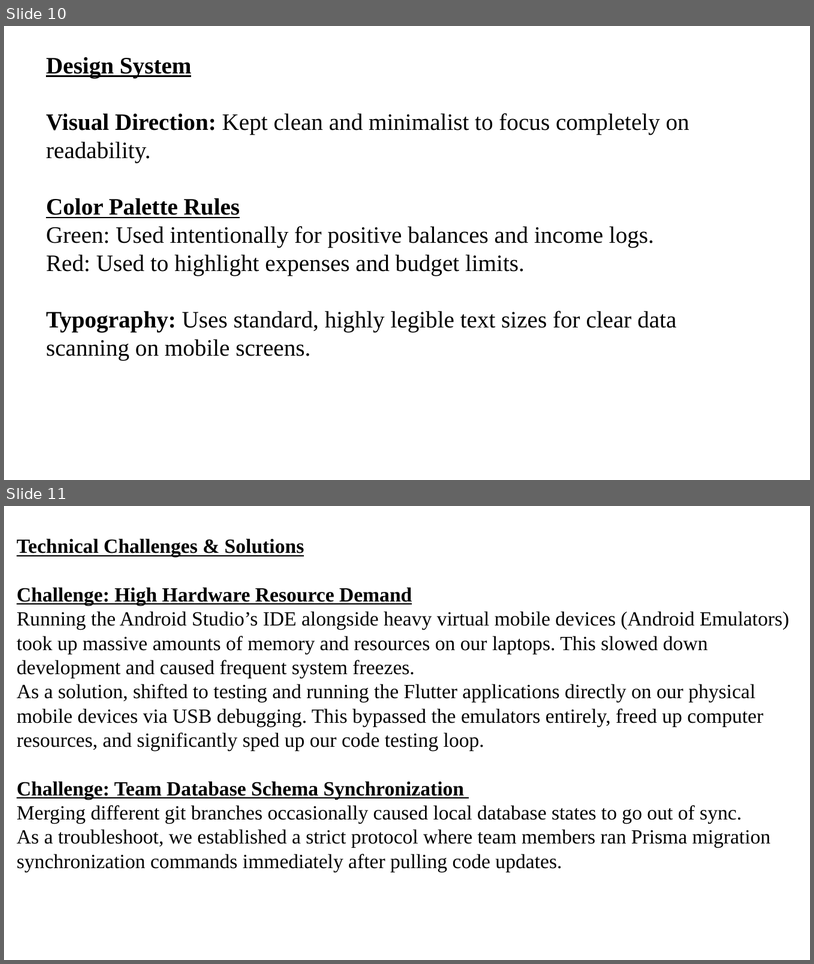
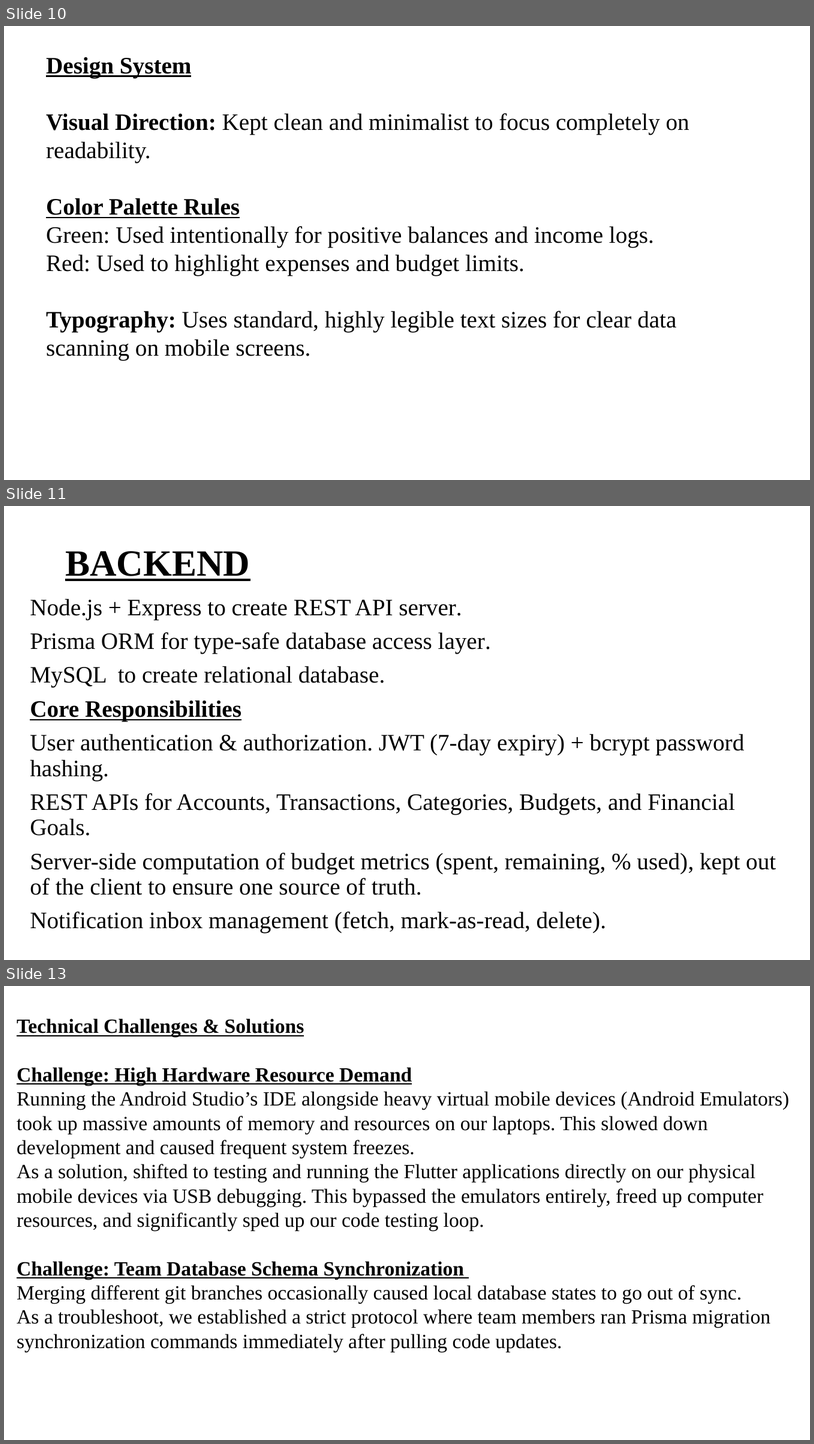
Before and after one commit to p1-my2/Malihub, a slide deck: MALIHUB POWERPOINT PRESENTATION.pptx. Shown one above the other, each under a label of ours: slides 10 and 11 before the commit, slides 10, 11 and 13 after it; the slides between them are not shown. The pictures are 814x964 and 814x1444 pixels, drawn with LibreOffice and Linux fonts; fonts in the diff are those of the drawing. Boxes give left, top, right and bottom in pixels: in the first picture for what was removed or moved away, otherwise in the second. Text is boxed around its words. In the diff, an @@ line names an element or a change of style, - is before the commit and + after.

```diff
--- a/MALIHUB POWERPOINT PRESENTATION.pptx
+++ b/MALIHUB POWERPOINT PRESENTATION.pptx
@@ slide 11 added at [4, 506, 810, 960], background #FFFFFF @@
@@ title added at [65, 551, 250, 581], 44 pt, text #000000, bold, underline @@
+BACKEND
@@ text added at [30, 598, 776, 933], 28 pt, text #000000 @@
+Node.js + Express to create REST API server.
+Prisma ORM for type-safe database access layer.
+MySQL to create relational database.
+Core Responsibilities
+User authentication & authorization. JWT (7-day expiry) + bcrypt password hashing.
+REST APIs for Accounts, Transactions, Categories, Budgets, and Financial Goals.
+Server-side computation of budget metrics (spent, remaining, % used), kept out of the client to ensure one source of truth.
+Notification inbox management (fetch, mark-as-read, delete).
@@ what was slide 11 is now slide 13 @@
```
Also in this commit, not shown: 2 slides changed, 1 other slide added.
